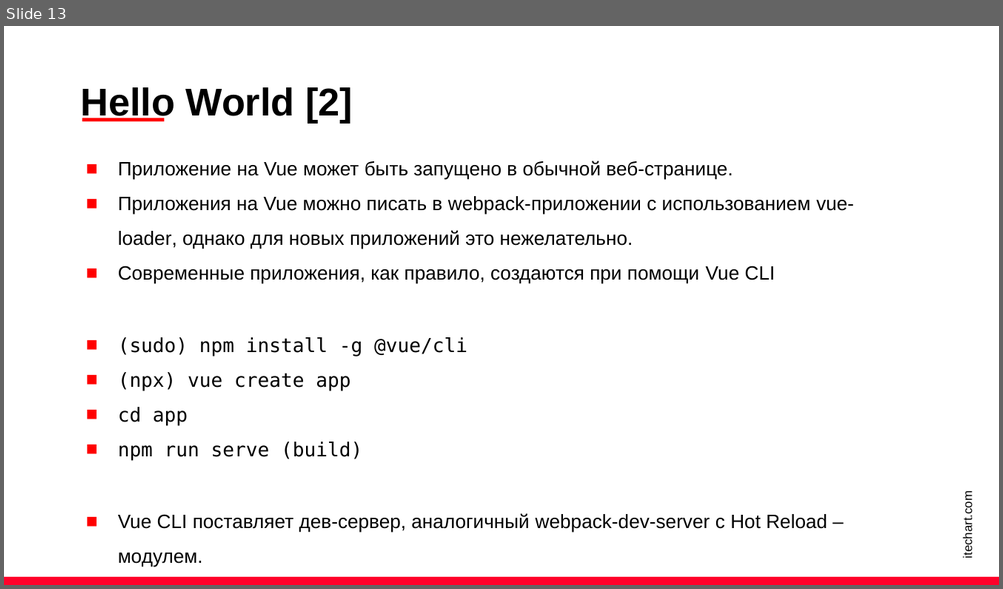
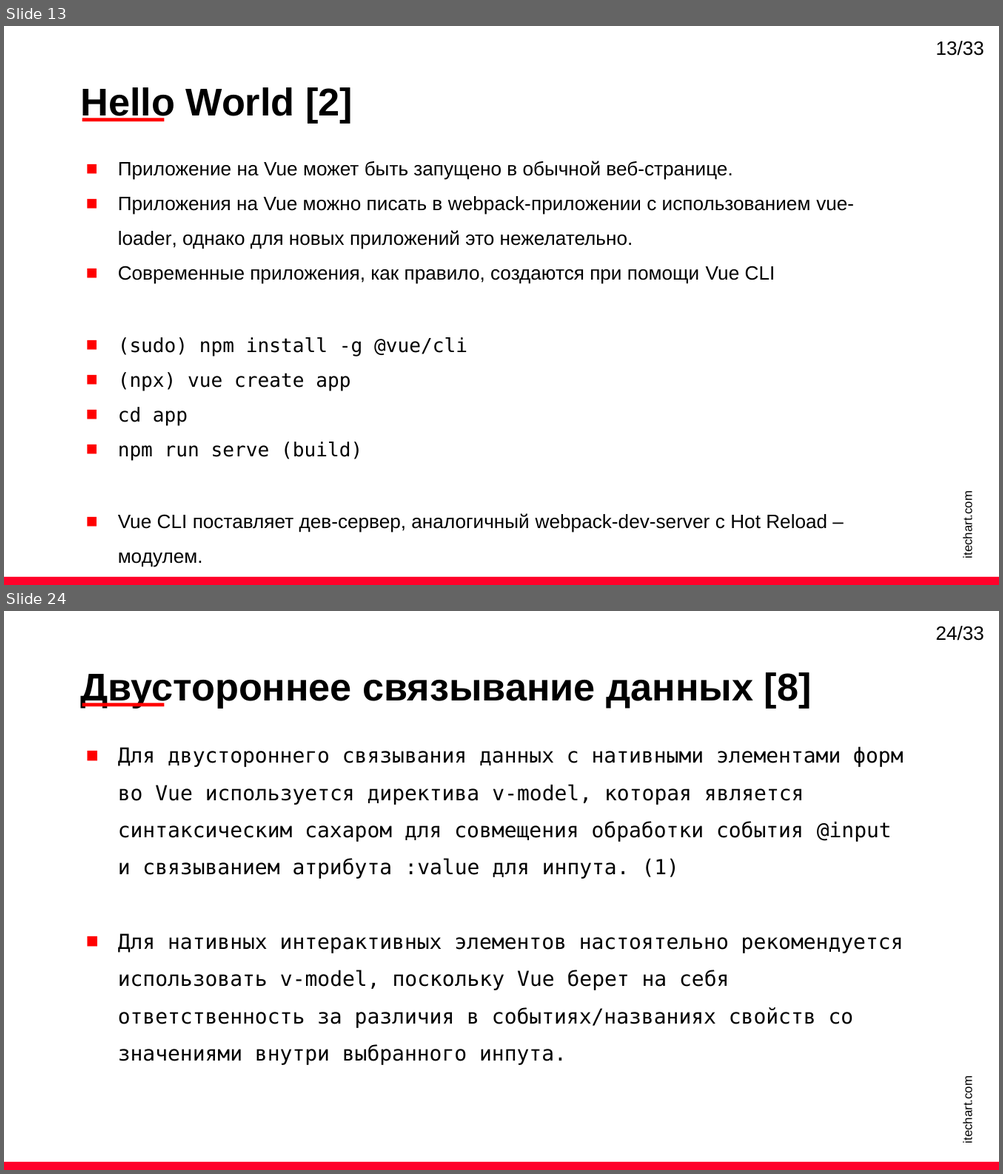
Before and after one commit to latushkin-itechart/vue-workshop, a slide deck: L1/L1.pptx. Shown one above the other, each under a label of ours: slide 13 before the commit, slides 13 and 24 after it; the slides between them are not shown. The pictures are 1003x589 and 1003x1174 pixels, drawn with LibreOffice and Linux fonts; fonts in the diff are those of the drawing. Boxes give left, top, right and bottom in pixels: in the first picture for what was removed or moved away, otherwise in the second. Text is boxed around its words. In the diff, an @@ line names an element or a change of style, - is before the commit and + after.

```diff
--- a/L1/L1.pptx
+++ b/L1/L1.pptx
@@ slide 24 added at [4,611,999,1170], background #FFFFFF @@
@@ text added at [936,626,984,641], 14 pt, text #000000 @@
+24/33
@@ text added at [81,672,811,708], 28 pt, text #000000, bold @@
+Двустороннее связывание данных [8]
@@ rectangle added at [82,703,164,707], fill #FF0000 @@
@@ text added at [118,746,903,1065], 15 pt, text #000000 @@
+■ Для двустороннего связывания данных с нативными элементами форм во Vue используется директива v-model, которая является синтаксическим сахаром для совмещения обработки события @input и связыванием атрибута :value для инпута. (1)
+■ Для нативных интерактивных элементов настоятельно рекомендуется использовать v-model, поскольку Vue берет на себя ответственность за различия в событиях/названиях свойств со значениями внутри выбранного инпута.
@@ text added at [960,1083,974,1141], 9 pt, text #000000 @@
+itechart.com
@@ rectangle added at [4,1162,999,1170], fill #FF012A @@
@@ slide 13 changed as well @@
@@ text added at [936,41,984,56], 14 pt, text #000000 @@
+13/33
```
Also in this commit, not shown: 10 other slides changed, 19 other slides added, 10 slides removed, 38 other files.
